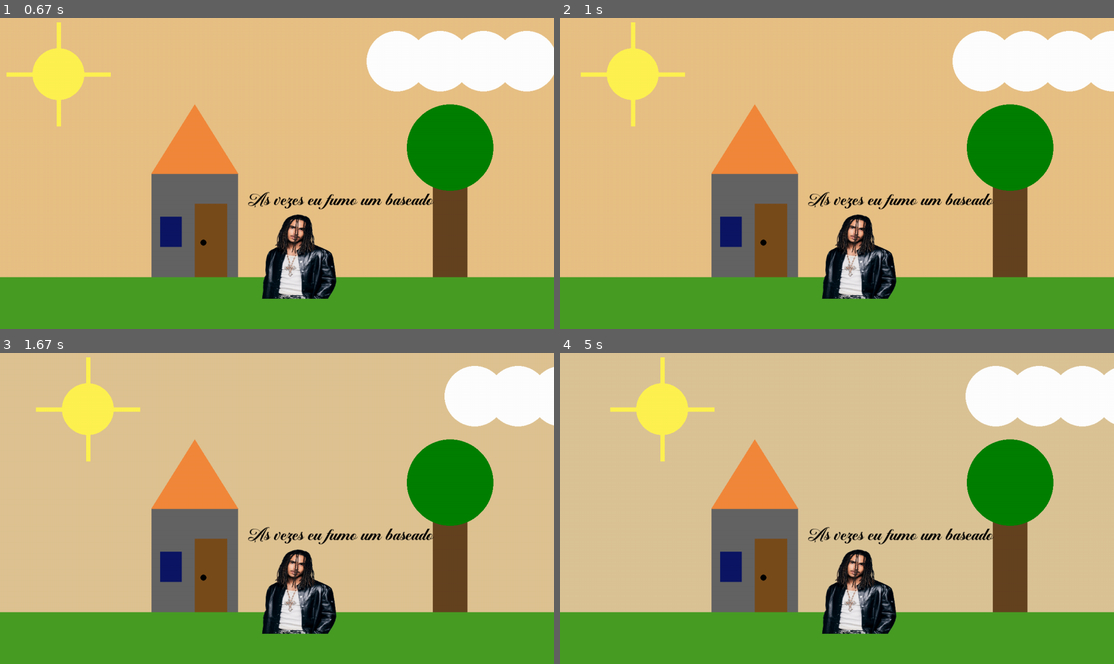
Above: before the commit, frames 1-4 (two rows, left to right).
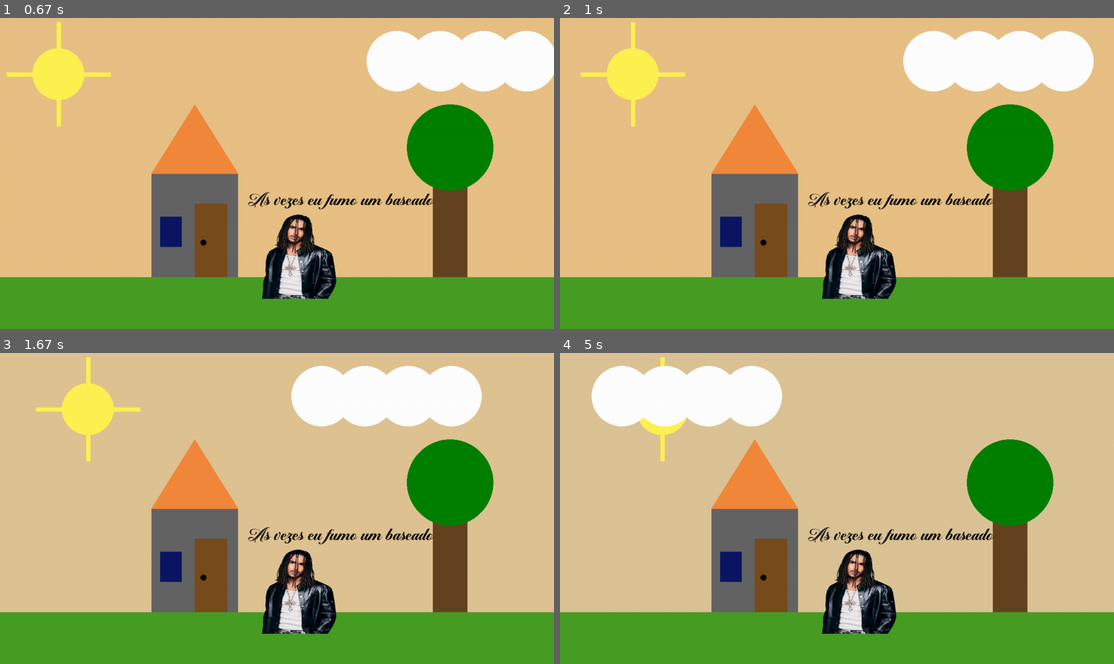
Above: after the commit, the same moments.

Repository: Cotoco25/inf1034_casinha_pygame
Game: pygame game, started from main.py
The game is run twice, just before and just after one commit, with the same random seed, the same clock (stepped at 60 frames per second) and the same inputs.
Inputs (mouse positions are in pixels of both pictures, inside the frame that each line leads up to):
- Up to frame 1 (0.67 s): right-click (454, 164) at 0.38 s
- Up to frame 2 (1 s): hold D from 0.67 s (still down)
- Up to frame 3 (1.67 s): release D at 1.13 s; click (144, 511) at 1.22 s; hold D from 1.5 s (still down)
- Up to frame 4 (5 s): release D at 1.97 s; hold A 2-2.53 s; hold A 2.57-2.97 s; hold D 3-3.63 s; hold A 3.67-4.13 s; hold D 4.17-4.63 s; hold D from 4.67 s (still down)

Frame 1 is identical in both runs. In frame 2, 2.7% of the frame differs, in the area x 61-100%, y 4-24%; in frame 3, 7.4%; in frame 4, 10%, in the area x 5-100%, y 4-24%.

Commit message:
termieni

Diff:
--- a/main.py
+++ b/main.py
@@ -128,17 +128,17 @@
 
 
     #if modo_mouse == False:
-    if raio_x<1350:
+    if raio_x<1150:
         if keys[K_d]:
                 raio_x = raio_x + 100 *dt
-    if raio_x > 10:
+    if raio_x > 120:
         if keys[K_a]:
                 raio_x = raio_x - 100 *dt
-    if raio_x <1350:
+    if raio_x <1150:
         if ev.type == MOUSEBUTTONDOWN:
             if ev.button == 1:
                 raio_x = raio_x + 100 *dt
-    if raio_x > -50:
+    if raio_x > 120:
         if ev.type == MOUSEBUTTONDOWN:
             if ev.button == 3:
                 raio_x = raio_x - 100 *dt
@@ -176,7 +176,7 @@
     #nuvem
     nuvem_x += velocidade_nuvem
 
-    if nuvem_x <= -380 or nuvem_x >= 1350:
+    if nuvem_x <= 60 or nuvem_x >= 920:
         velocidade_nuvem = -velocidade_nuvem
 
     #if nuvem_x > 1350:
